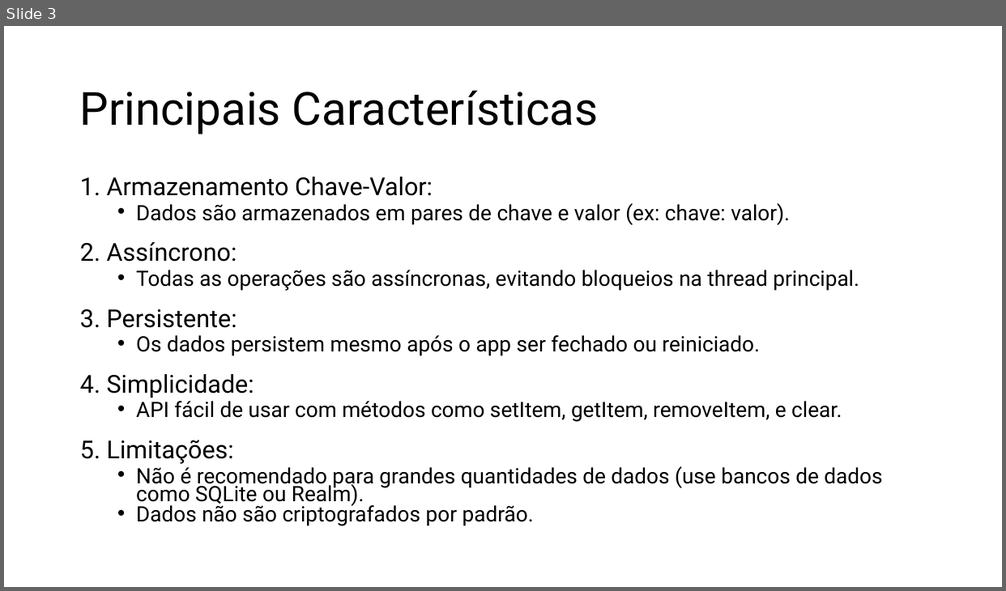
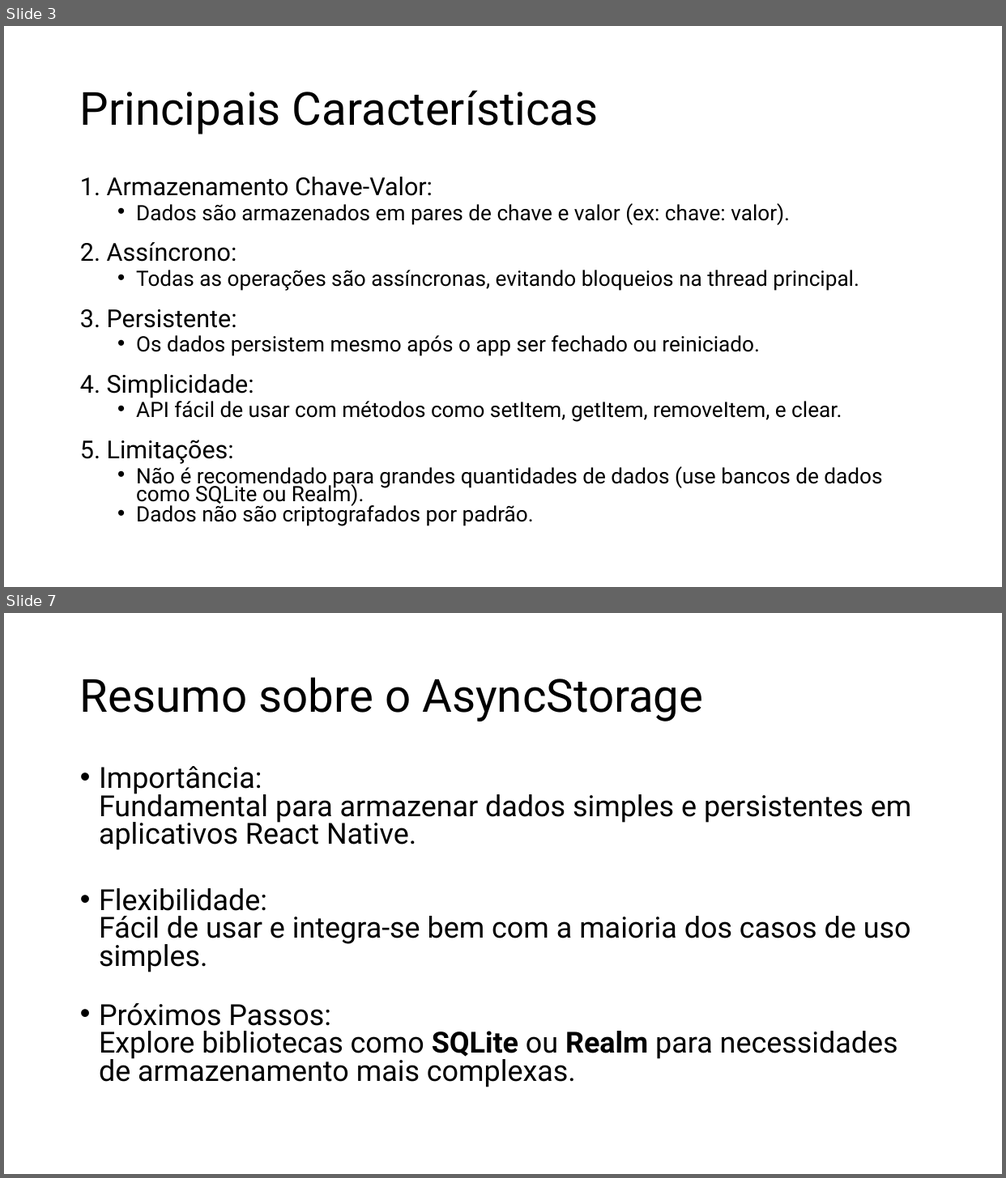
Before and after one commit to LucasrsRodrigues/FIAP, a slide deck: Recursos/slides/AsyncStoraage.pptx. Shown one above the other, each under a label of ours: slide 3 before the commit, slides 3 and 7 after it; the slides between them are not shown. The pictures are 1006x591 and 1006x1178 pixels, drawn with LibreOffice and Linux fonts; fonts in the diff are those of the drawing. Boxes give left, top, right and bottom in pixels: in the first picture for what was removed or moved away, otherwise in the second. Text is boxed around its words. In the diff, an @@ line names an element or a change of style, - is before the commit and + after.

```diff
--- a/Recursos/slides/AsyncStoraage.pptx
+++ b/Recursos/slides/AsyncStoraage.pptx
@@ slide 7 added at <box>4,613,1002,1174</box>, background #FFFFFF @@
@@ title added at <box>80,677,703,722</box>, 44 pt, text #000000 @@
+Resumo sobre o AsyncStorage
@@ text added at <box>99,766,911,1088</box>, 28 pt, text #000000 @@
+• Importância:
+  Fundamental para armazenar dados simples e persistentes em aplicativos React Native.
+• Flexibilidade:
+  Fácil de usar e integra-se bem com a maioria dos casos de uso simples.
+• Próximos Passos:
+  Explore bibliotecas como SQLite ou Realm para necessidades de armazenamento mais complexas.
```
Also in this commit, not shown: 1 slide changed, 2 other slides added, 49 other files.
